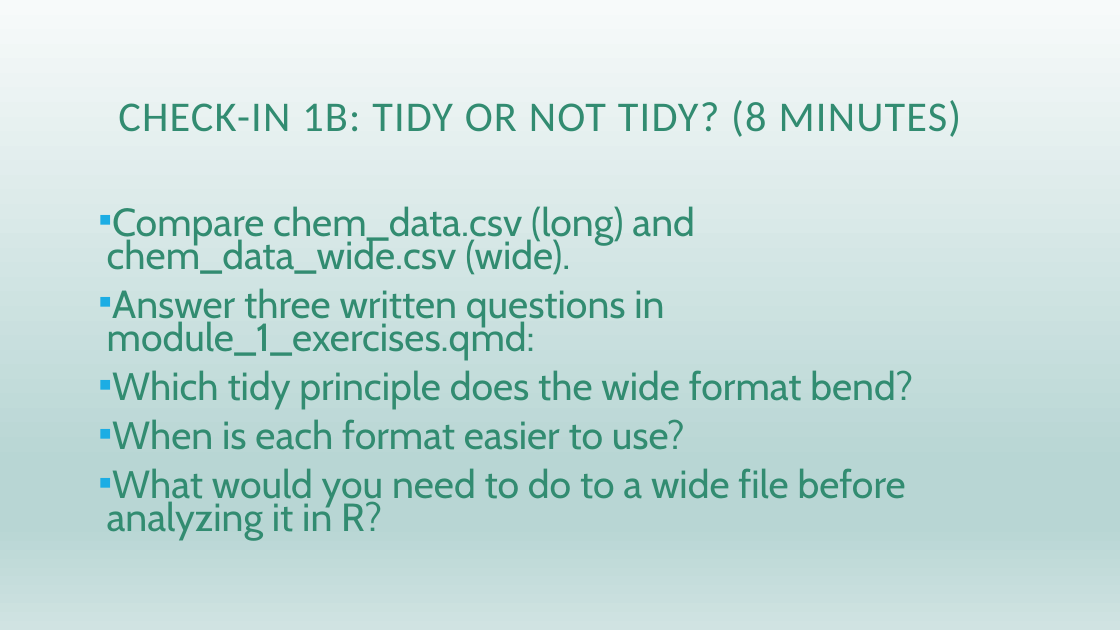
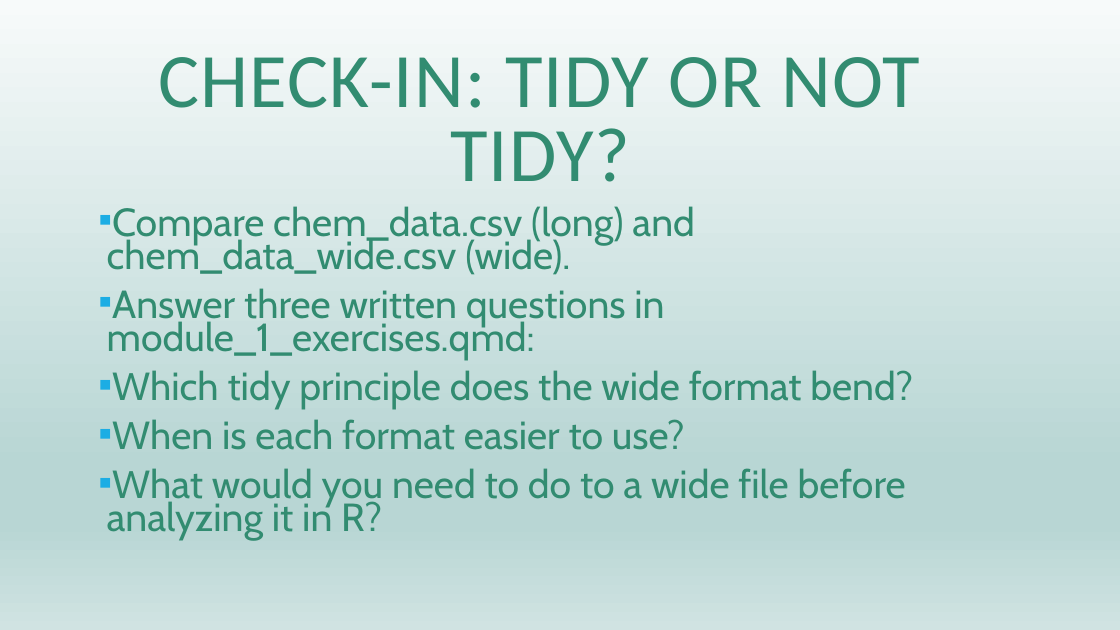
Before and after one commit to pcmathias/MSACL-data-literacy, a slide deck: slide 38 of updates_2026/presentations/module_1_slides.pptx (slide 18 before the commit). Drawn at 1120x630 pixels with LibreOffice and Linux fonts; fonts in the diff are those of the drawing; background and template pictures are left out. Boxes give left, top, right and bottom in pixels: in the first picture for what was removed or moved away, otherwise in the second. Text is boxed around its words. In the diff, an @@ line names an element or a change of style, - is before the commit and + after.

```diff
--- a/updates_2026/presentations/module_1_slides.pptx
+++ b/updates_2026/presentations/module_1_slides.pptx
@@ title at (158,57,920,182): text changed; size 36.3 to 66 pt @@
-CHECK-IN 1B: TIDY OR NOT TIDY? (8 MINUTES)
+CHECK-IN: TIDY OR NOT TIDY?
```
Also in this commit, not shown: 16 other slides changed, 21 slides added, 3 slides removed, 4 other files.
